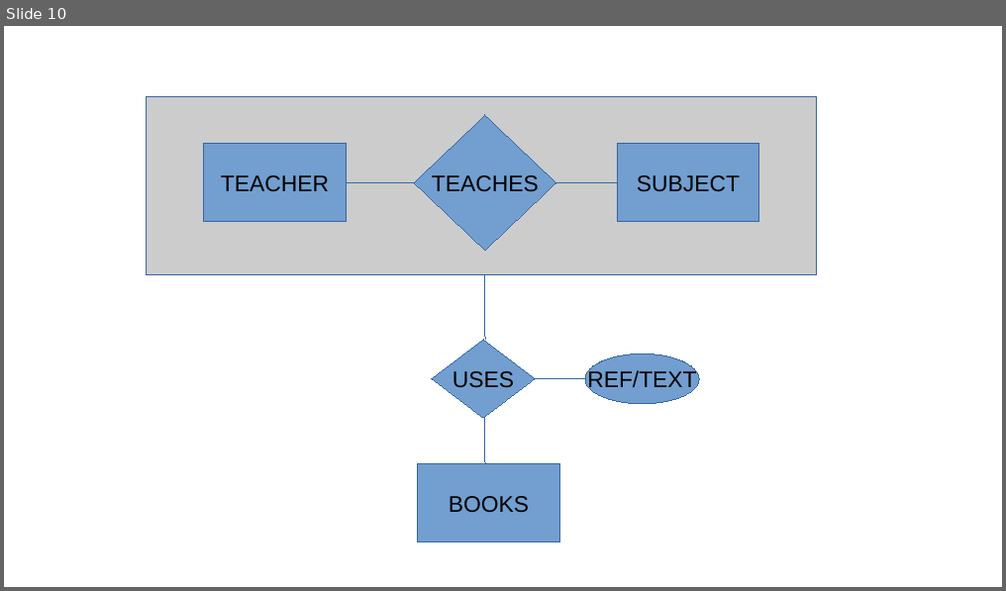
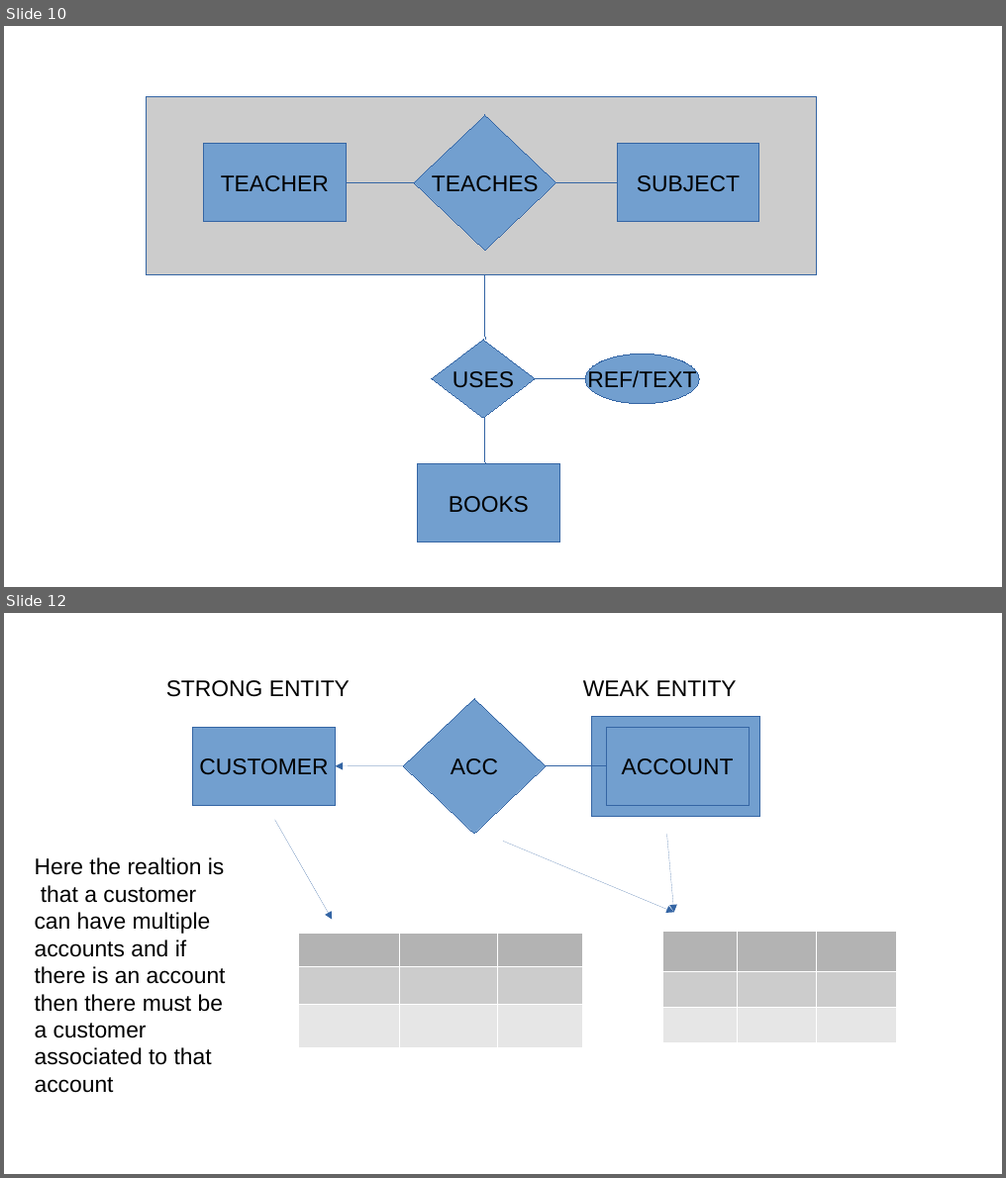
Before and after one commit to rajkumarananthu/workspace, a slide deck: GATE/images/gate_images.pptx. Shown one above the other, each under a label of ours: slide 10 before the commit, slides 10 and 12 after it; the slides between them are not shown. The pictures are 1006x591 and 1006x1178 pixels, drawn with LibreOffice and Linux fonts; fonts in the diff are those of the drawing. Boxes give left, top, right and bottom in pixels: in the first picture for what was removed or moved away, otherwise in the second. Text is boxed around its words. In the diff, an @@ line names an element or a change of style, - is before the commit and + after.

```diff
--- a/GATE/images/gate_images.pptx
+++ b/GATE/images/gate_images.pptx
@@ slide 12 added at (4, 613, 1002, 1174), background #FFFFFF @@
@@ text added at (166, 680, 350, 697), 18 pt, text #000000 @@
+STRONG ENTITY
@@ freeform shape added at (403, 698, 546, 833), fill #729FCF, outline #3465A4 0.75 pt, 18 pt, text #000000 @@
+ACC
@@ text added at (583, 680, 737, 696), 18 pt, text #000000 @@
+WEAK ENTITY
@@ rectangle added at (193, 727, 336, 805), fill #729FCF, outline #3465A4 0.75 pt, 18 pt, text #000000 @@
+CUSTOMER
@@ rectangle added at (592, 717, 760, 817), fill #729FCF, outline #3465A4 0.75 pt @@
@@ rectangle added at (606, 727, 748, 805), fill #729FCF, outline #3465A4 0.75 pt, 18 pt, text #000000 @@
+ACCOUNT
@@ arrow added from (403, 766) to (336, 766), #3465A4 0.75 pt @@
@@ line added from (546, 766) to (606, 766), #3465A4 0.75 pt @@
@@ arrow added from (274, 820) to (332, 920), #3465A4 0.75 pt @@
@@ arrow added from (503, 842) to (674, 913), #3465A4 0.75 pt @@
@@ arrow added from (667, 834) to (674, 913), #3465A4 0.75 pt @@
@@ text added at (35, 858, 226, 1093), 18 pt, text #000000 @@
+Here the realtion is that a customer can have multiple accounts and if there is an account then there must be a customer associated to that account
@@ table added at (298, 933, 582, 1147), 3 rows, 3 columns @@
+ |  | 
+ |  | 
+ |  | 
@@ table added at (663, 932, 896, 1146), 3 rows, 3 columns @@
+ |  | 
+ |  | 
+ |  | 
```
Also in this commit, not shown: 3 other slides added, 5 other files.
